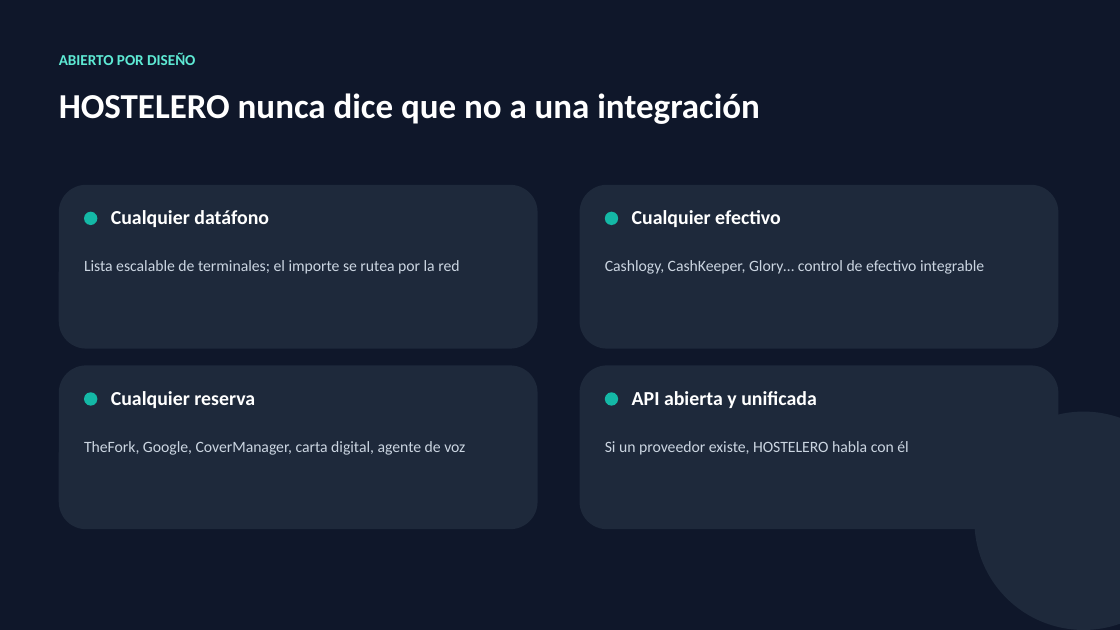
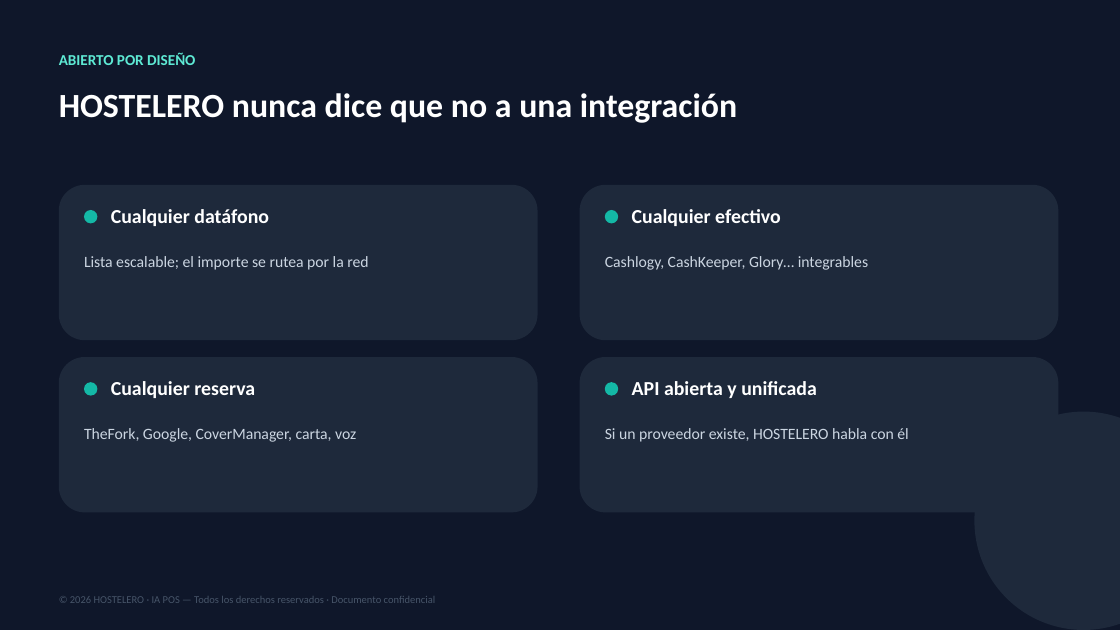
Before and after one commit to joanserramiret/HOSTELERO, a slide deck: slide 12 of HOSTELERO-Presentacion.pptx (slide 10 before the commit). Drawn at 1120x630 pixels with LibreOffice and Linux fonts; fonts in the diff are those of the drawing. Boxes give left, top, right and bottom in pixels: in the first picture for what was removed or moved away, otherwise in the second. Text is boxed around its words. In the diff, an @@ line names an element or a change of style, - is before the commit and + after.

Commit message:
HOSTELERO IA

```diff
--- a/HOSTELERO-Presentacion.pptx
+++ b/HOSTELERO-Presentacion.pptx
@@ text "HOSTELERO nunca dice que no ..." at [59,93,737,123]: size 30 to 29 pt @@
@@ rounded rectangle: place and size @@
-rounded rectangle at [59,185,538,349]
+rounded rectangle at [59,185,538,340]
@@ rounded rectangle: place and size @@
-rounded rectangle at [580,185,1059,349]
+rounded rectangle at [580,185,1059,340]
@@ text at [84,256,368,270]: text changed @@
-Lista escalable de terminales; el importe se rutea por la red
+Lista escalable; el importe se rutea por la red
@@ text at [605,256,868,270]: text changed @@
-Cashlogy, CashKeeper, Glory… control de efectivo integrable
+Cashlogy, CashKeeper, Glory… integrables
@@ rounded rectangle: place and size @@
-rounded rectangle at [59,365,538,529]
+rounded rectangle at [59,357,538,513]
@@ rounded rectangle: place and size @@
-rounded rectangle at [580,365,1059,529]
+rounded rectangle at [580,357,1059,513]
@@ 2 texts, 2 ellipses: place and size @@
-2 texts, 2 ellipses at [84,391,817,408]
+2 texts, 2 ellipses at [84,381,817,398]
@@ text at [84,428,356,442]: text changed @@
-TheFork, Google, CoverManager, carta digital, agente de voz
+TheFork, Google, CoverManager, carta, voz
@@ text "Si un proveedor existe, HOSTELERO ...": place and size @@
-text "Si un proveedor existe, HOSTELERO ..." at [605,441,908,455]
+text "Si un proveedor existe, HOSTELERO ..." at [605,428,908,442]
@@ text added at [70,596,435,603], 9 pt, text #475569 @@
+© 2026 HOSTELERO · IA POS — Todos los derechos reservados · Documento confidencial
```
Also in this commit, not shown: 7 other slides changed, 5 slides added, 3 slides removed, 17 other files.
